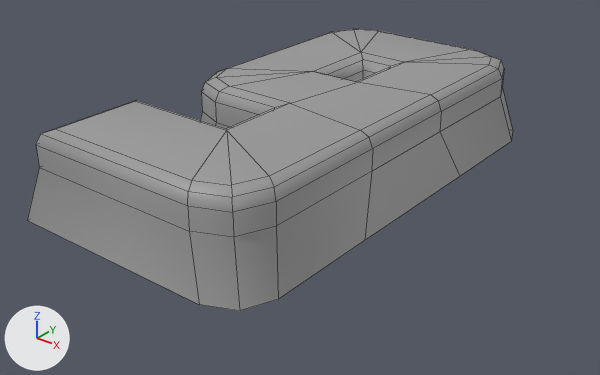
Renders of the FBX model Assets/- Asset Store/Custom/Numbers/Number_9.fbx from each side of a commit.
The view is the same before and after, from a camera (50 mm lens) standing at (0.339, -0.432, 0.289) and looking at (0.015, -0.027, 0.038). The axes (+X, +Y, +Z) are drawn at lower left. The lights are the same throughout. Mesh edges are drawn as thin lines. Where no turn or scale is listed for an object, it has been applied to the vertices.

Objects in the first picture: 'Number_9'.
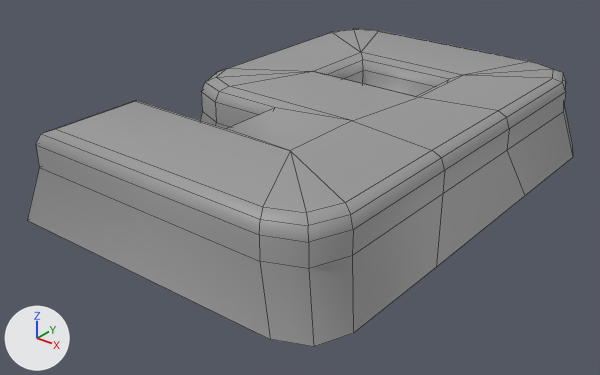
The newer file is also turned or shifted as a whole; pictures and numbers use the older file's frame.

Boxes [x1, y1, x2, y2] around the edits, measured in the pictures (600 x 375 px; the box of a moved part takes in the faces that stretch with it):
'Number_9', reshaped (12% wider, 13% taller): before [27, 29, 513, 311]; after [27, 29, 573, 347]
part 1 of me_cube_040, moved or reshaped: before [184, 34, 513, 311]; after [184, 34, 573, 347]

Edits to the bpy script that builds the scene:
```text
Change me_cube_040:
    where me_cube_040.from_pydata(...)  # 106 vertices, 100 faces; spans x -0.093..0.092, y -0.173..0.172, z 0.037..0.1
    used by ob_number_9; location = (0.0, 0.0, 0.0)
    me_cube_040 part 1: all 50 vertices in x 0.01..0.092, y -0.173..0.172, z 0.037..0.1 are moved by (0.05, 0.0, 0.0)
```
